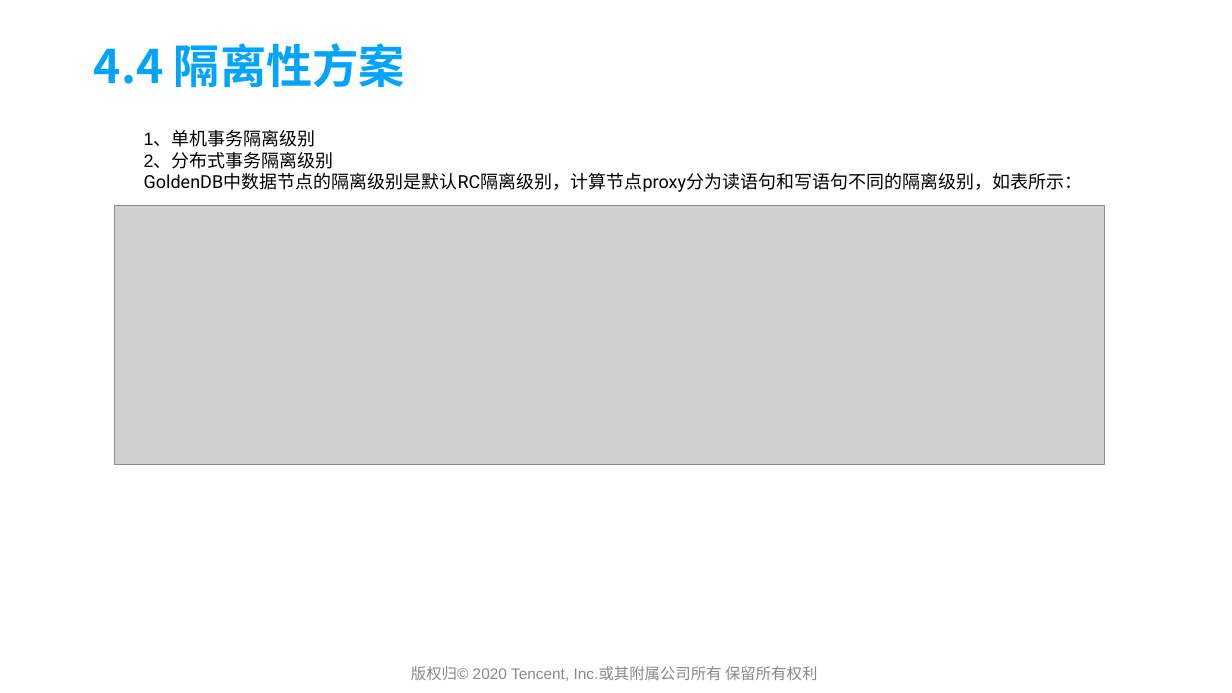
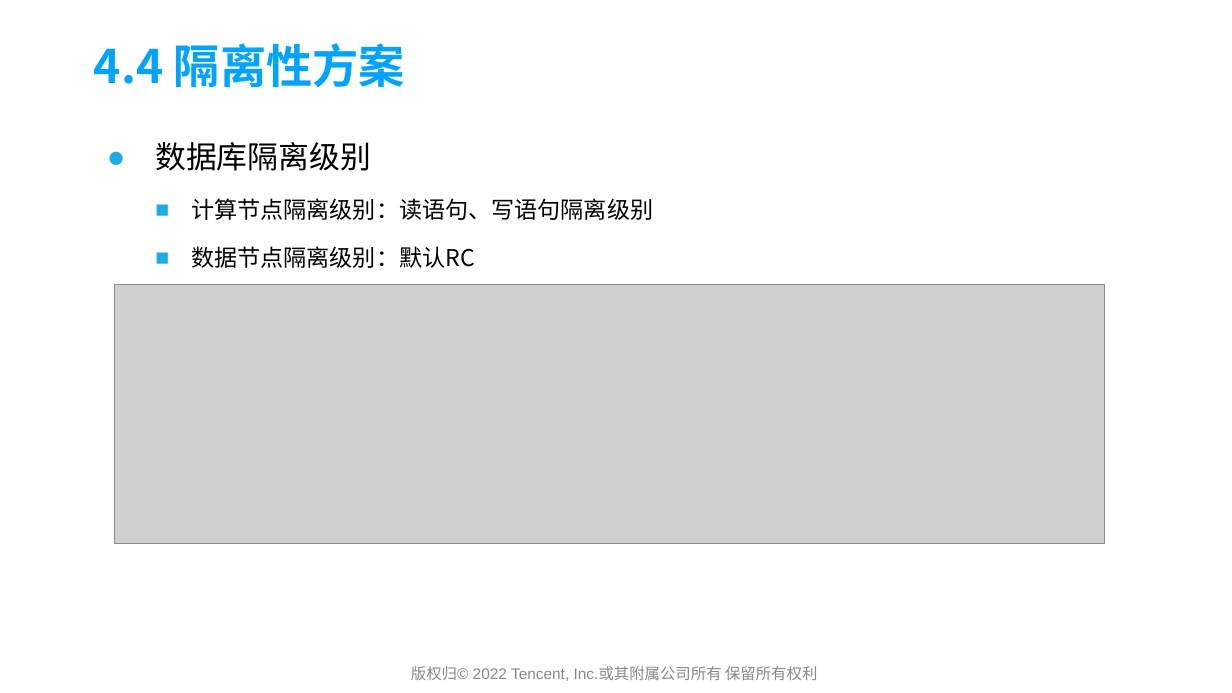
Before and after one commit to yedushusheng/mysql-learning, a slide deck: slide 26 of 28. OLTP/GoldenDB产品简介及架构解析.pptx. Drawn at 1232x693 pixels with LibreOffice and Linux fonts; fonts in the diff are those of the drawing; grey boxes stand for pictures; background and template pictures are left out. Boxes give left, top, right and bottom in pixels: in the first picture for what was removed or moved away, otherwise in the second. Text is boxed around its words. In the diff, an @@ line names an element or a change of style, - is before the commit and + after.

```diff
--- a/28. OLTP/GoldenDB产品简介及架构解析.pptx
+++ b/28. OLTP/GoldenDB产品简介及架构解析.pptx
@@ text removed at [144, 131, 1082, 192] @@
-1、单机事务隔离级别
-2、分布式事务隔离级别
-GoldenDB中数据节点的隔离级别是默认RC隔离级别，计算节点proxy分为读语句和写语句不同的隔离级别，如表所示：
@@ text added at [155, 142, 653, 268], 18 pt, text #000000 @@
+● 数据库隔离级别
+  ■ 计算节点隔离级别：读语句、写语句隔离级别
+  ■ 数据节点隔离级别：默认RC
@@ picture: place and size @@
-picture at [114, 205, 1104, 464]
+picture at [115, 285, 1105, 543]
@@ text at [411, 666, 817, 681]: text changed @@
-版权归© 2020 Tencent, Inc.或其附属公司所有 保留所有权利
+版权归© 2022 Tencent, Inc.或其附属公司所有 保留所有权利
```
Also in this commit, not shown: 48 other slides changed, 3 slides added.
